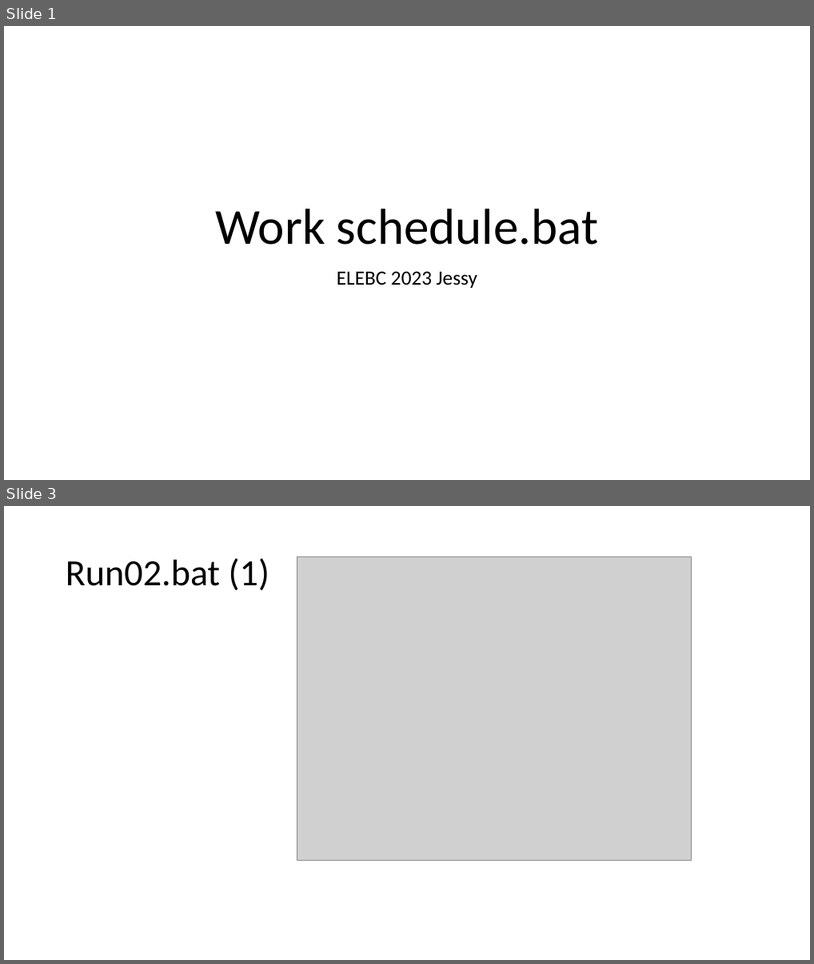
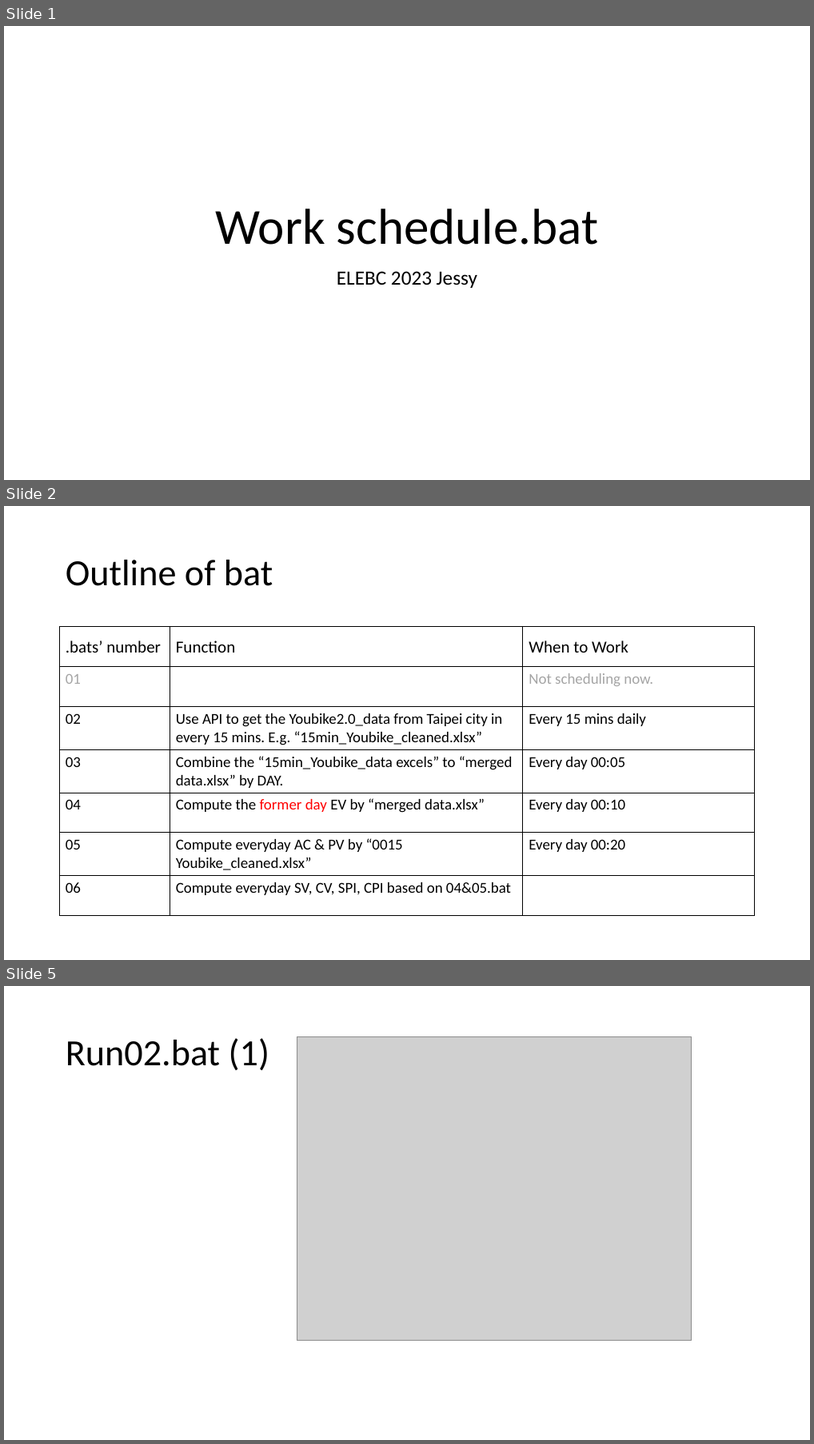
Before and after one commit to HSS107048212/ELEBC_Youbike, a slide deck: Work schedule.pptx. Shown one above the other, each under a label of ours: slides 1 and 3 before the commit, slides 1, 2 and 5 after it; the slides between them are not shown. The pictures are 814x964 and 814x1444 pixels, drawn with LibreOffice and Linux fonts; fonts in the diff are those of the drawing; grey boxes stand for pictures. Boxes give left, top, right and bottom in pixels: in the first picture for what was removed or moved away, otherwise in the second. Text is boxed around its words. In the diff, an @@ line names an element or a change of style, - is before the commit and + after.

```diff
--- a/Work schedule.pptx
+++ b/Work schedule.pptx
@@ slide 2 added at box(4, 506, 810, 960), background #FFFFFF @@
@@ title added at box(66, 560, 273, 586), 44 pt, text #000000 @@
+Outline of bat
@@ table added at box(60, 627, 755, 914), 7 rows, 3 columns @@
+.bats’ number | Function | When to Work
+01 |  | Not scheduling now.
+02 | Use API to get the Youbike2.0_data from Taipei city in every 15 mins. E.g. “15min_Youbike_cleaned.xlsx” | Every 15 mins daily
+03 | Combine the “15min_Youbike_data excels” to “merged data.xlsx” by DAY. | Every day 00:05
+04 | Compute the former day EV by “merged data.xlsx” | Every day 00:10
+05 | Compute everyday AC & PV by “0015 Youbike_cleaned.xlsx” | Every day 00:20
+06 | Compute everyday SV, CV, SPI, CPI based on 04&05.bat | 
@@ what was slide 3 is now slide 5 @@
```
Also in this commit, not shown: 2 slides changed, 13 other slides added, 5 other files.
